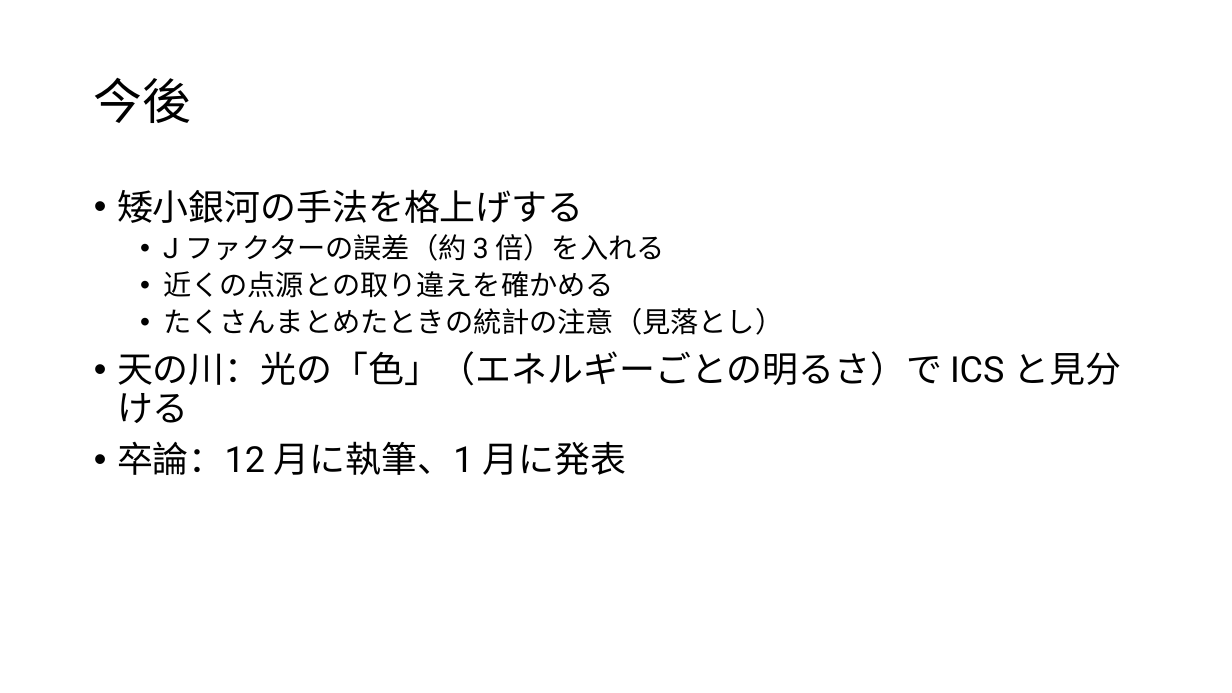
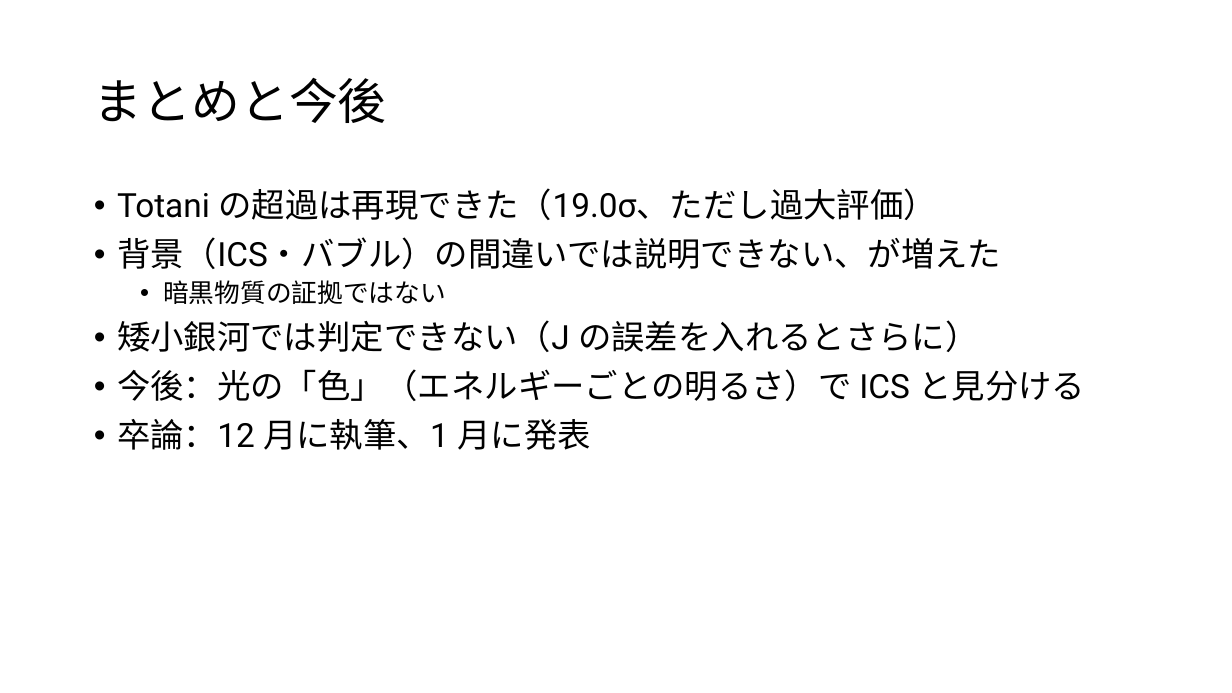
Before and after one commit to Mikann20041029/darkmatter-slides, a slide deck: slide 16 of slides/2026-10-02_研究進捗報告.pptx (slide 13 before the commit). Drawn at 1232x693 pixels with LibreOffice and Linux fonts; fonts in the diff are those of the drawing. Boxes give left, top, right and bottom in pixels: in the first picture for what was removed or moved away, otherwise in the second. Text is boxed around its words. In the diff, an @@ line names an element or a change of style, - is before the commit and + after.

```diff
--- a/slides/2026-10-02_研究進捗報告.pptx
+++ b/slides/2026-10-02_研究進捗報告.pptx
@@ title at [94, 78, 387, 123]: text changed @@
-今後
+まとめと今後
@@ text at [117, 188, 1085, 401]: text changed; size 22 to 26 pt @@
-• 矮小銀河の手法を格上げする
-  • J ファクターの誤差（約 3 倍）を入れる
-  • 近くの点源との取り違えを確かめる
-  • たくさんまとめたときの統計の注意（見落とし）
-• 天の川：光の「色」（エネルギーごとの明るさ）で ICS と見分ける
+• Totani の超過は再現できた（19.0σ、ただし過大評価）
+• 背景（ICS・バブル）の間違いでは説明できない、が増えた
+  • 暗黒物質の証拠ではない
+• 矮小銀河では判定できない（J の誤差を入れるとさらに）
+• 今後：光の「色」（エネルギーごとの明るさ）で ICS と見分ける
@@ text at [117, 419, 591, 450]: size 28 to 26 pt in "卒論：12 月に執筆、1 月に発表" @@
```
Also in this commit, not shown: 10 other slides changed, 5 slides added, 2 slides removed, 6 other files.
